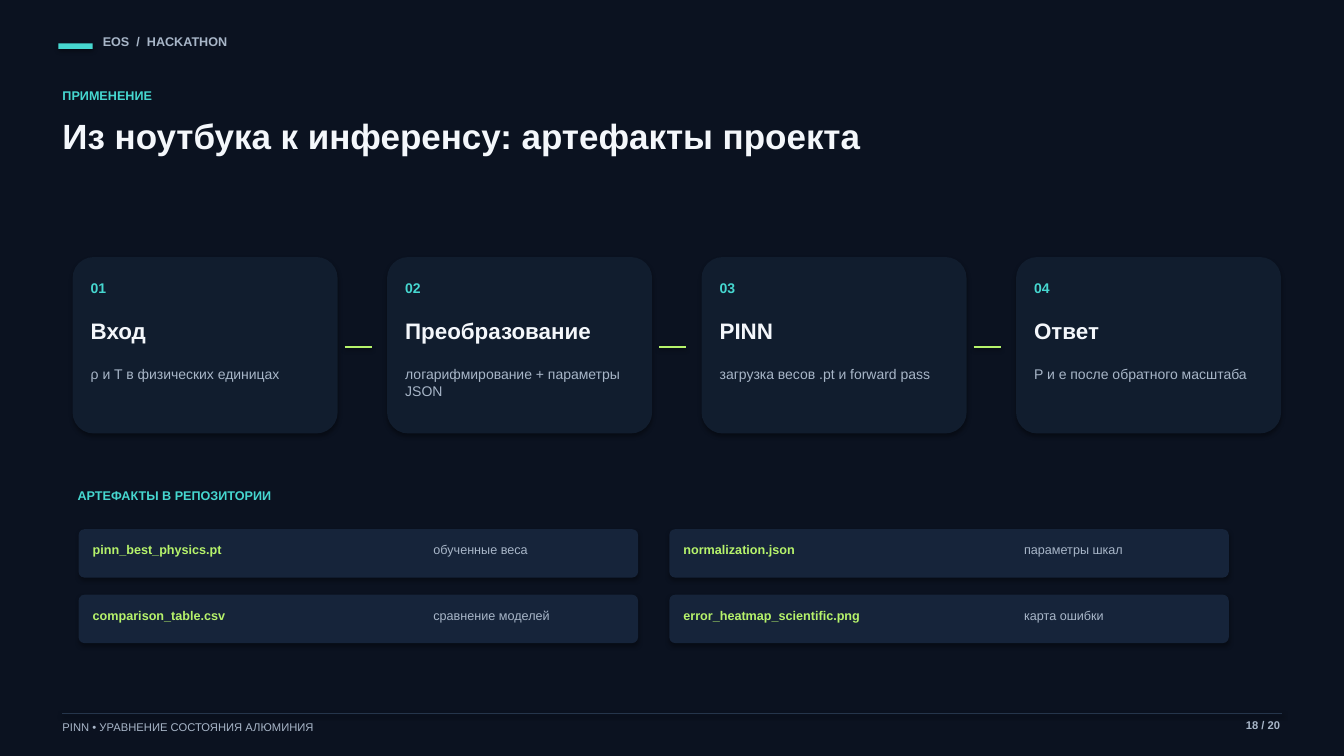
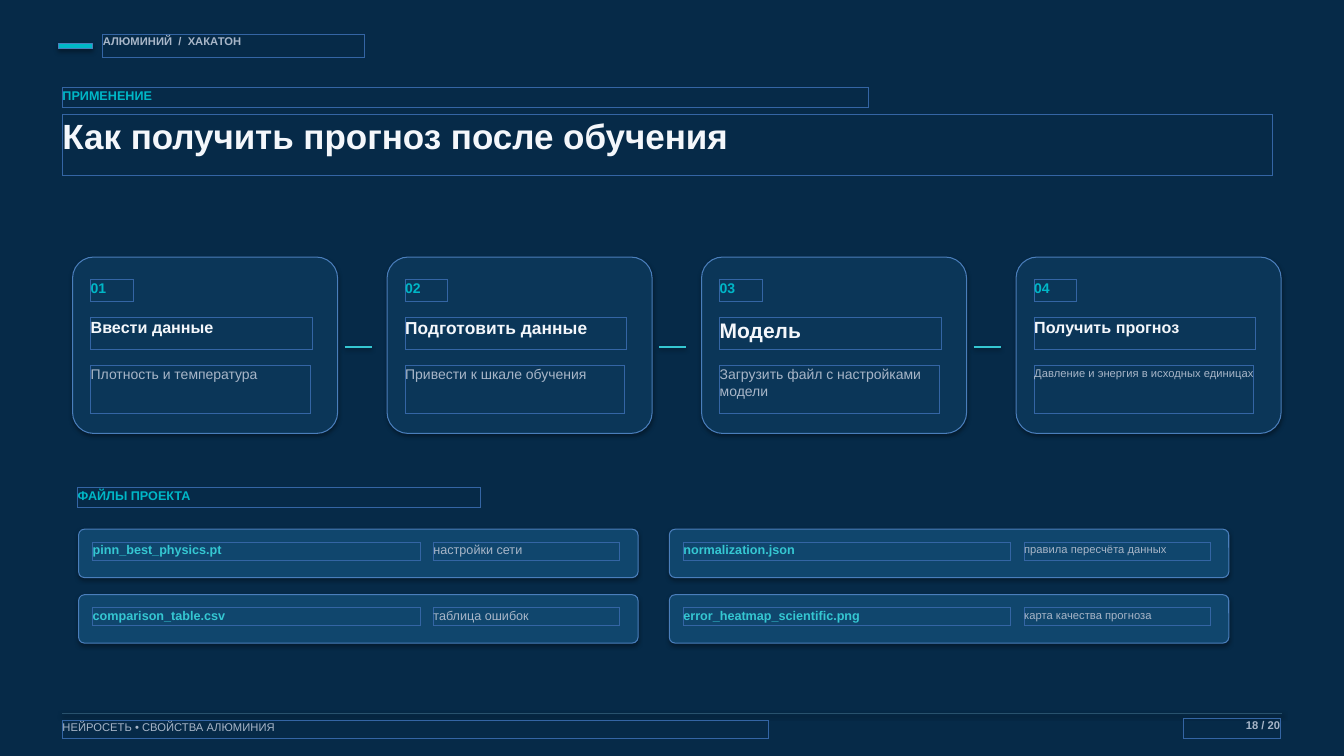
Before and after one commit to AtesiT/testPresentation, a slide deck: slide 18 of Презентация_хакатон_EOS_алюминия.pptx. Drawn at 1344x756 pixels with LibreOffice and Linux fonts; fonts in the diff are those of the drawing. Boxes give left, top, right and bottom in pixels: in the first picture for what was removed or moved away, otherwise in the second. Text is boxed around its words. In the diff, an @@ line names an element or a change of style, - is before the commit and + after.

```diff
--- a/Презентация_хакатон_EOS_алюминия.pptx
+++ b/Презентация_хакатон_EOS_алюминия.pptx
@@ background #0B1220 to #062A48 @@
@@ rectangle at (58, 43, 93, 49): fill #46D7D0 to #00B7C7 @@
@@ text at (103, 36, 241, 45): text changed; size 9 to 8 pt @@
-EOS / HACKATHON
+АЛЮМИНИЙ / ХАКАТОН
@@ text at (62, 121, 728, 156): text changed @@
-Из ноутбука к инференсу: артефакты проекта
+Как получить прогноз после обучения
@@ fill #111D2E to #0B3658 in 4 elements at (73, 257, 338, 434), (387, 257, 652, 434), (702, 257, 967, 434), (1016, 257, 1281, 434) @@
@@ text colour #46D7D0 to #00B7C7 in 5 elements at (62, 90, 152, 103), (91, 283, 107, 293), (405, 282, 421, 297), (720, 283, 736, 293), (1034, 282, 1050, 297) @@
@@ text at (91, 322, 213, 337): text changed; size 16 to 11.5 pt @@
-Вход
+Ввести данные
@@ text at (405, 320, 587, 338): text changed; size 16 to 12.4 pt @@
-Преобразование
+Подготовить данные
@@ text at (720, 323, 801, 343): text changed; size 16 to 15 pt @@
-PINN
+Модель
@@ text at (1034, 320, 1180, 337): text changed; size 16 to 11.5 pt @@
-Ответ
+Получить прогноз
@@ line (345, 347) - (372, 347): stroke #B6F36B 1.4 pt to #35C7D2 1.4 pt @@
@@ line (659, 347) - (687, 347): stroke #B6F36B 1.4 pt to #35C7D2 1.4 pt @@
@@ line (974, 347) - (1001, 347): stroke #B6F36B 1.4 pt to #35C7D2 1.4 pt @@
@@ text at (91, 369, 257, 382): text changed @@
-ρ и T в физических единицах
+Плотность и температура
@@ text at (405, 368, 587, 383): text changed @@
-логарифмирование + параметры JSON
+Привести к шкале обучения
@@ text at (720, 368, 921, 399): text changed @@
-загрузка весов .pt и forward pass
+Загрузить файл с настройками модели
@@ text at (1034, 368, 1254, 379): text changed; size 10 to 8 pt @@
-P и e после обратного масштаба
+Давление и энергия в исходных единицах
@@ text at (78, 490, 191, 500): text changed; text colour #46D7D0 to #00B7C7 @@
-АРТЕФАКТЫ В РЕПОЗИТОРИИ
+ФАЙЛЫ ПРОЕКТА
@@ text at (433, 544, 523, 557): text changed @@
-обученные веса
+настройки сети
@@ text at (1024, 544, 1167, 555): text changed; size 9 to 8 pt @@
-параметры шкал
+правила пересчёта данных
@@ fill #16243A to #10466D in 4 elements at (79, 529, 638, 578), (669, 529, 1229, 578), (79, 595, 638, 643), (669, 595, 1229, 643) @@
@@ text at (433, 610, 529, 623): text changed @@
-сравнение моделей
+таблица ошибок
@@ text colour #B6F36B to #35C7D2 in 4 elements at (93, 545, 222, 557), (683, 544, 794, 557), (93, 611, 225, 623), (683, 610, 859, 623) @@
@@ text at (1024, 610, 1151, 621): text changed; size 9 to 8 pt @@
-карта ошибки
+карта качества прогноза
@@ line (63, 714) - (1282, 714): stroke #25354B 0.8 pt to #28516D 0.8 pt @@
@@ text at (62, 723, 275, 734): text changed @@
-PINN • УРАВНЕНИЕ СОСТОЯНИЯ АЛЮМИНИЯ
+НЕЙРОСЕТЬ • СВОЙСТВА АЛЮМИНИЯ
```
Also in this commit, not shown: 19 other slides changed.
